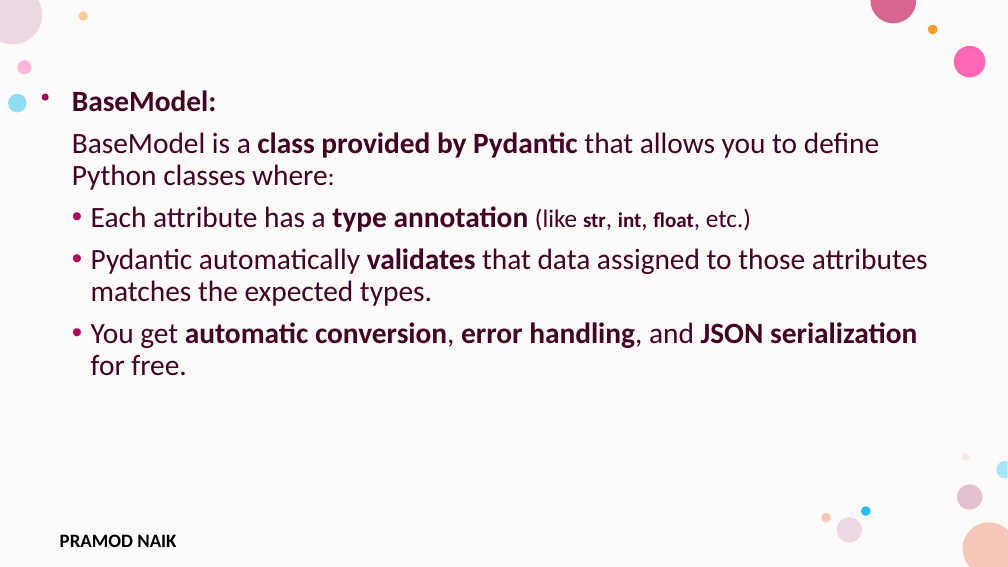
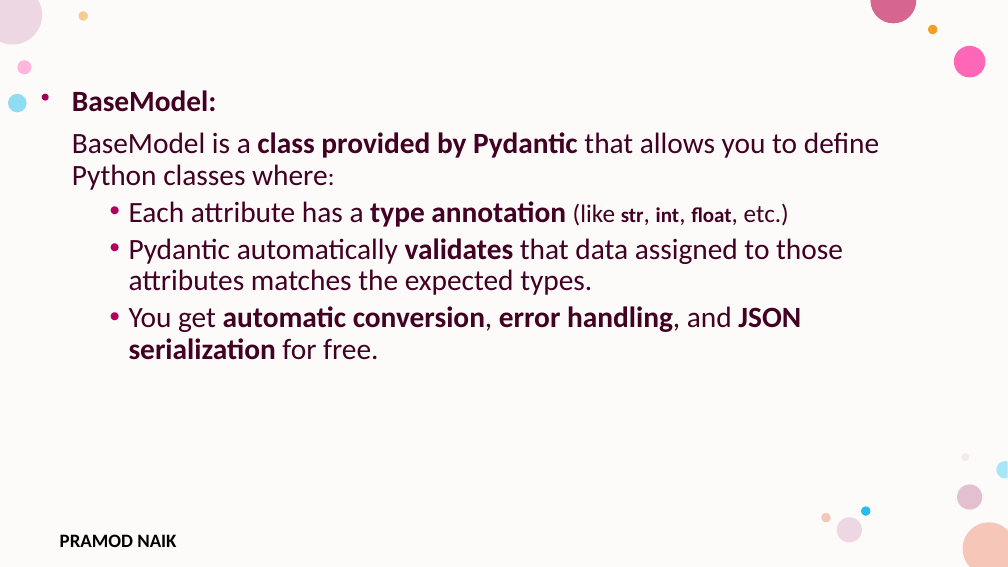
Before and after one commit to PRAMODNAIK-DEV/Backend-Dev-using-Python-FastAPI, a slide deck: slide 37 of FastAPI/Introduction to FastAPI.pptx. Drawn at 1008x567 pixels with LibreOffice and Linux fonts; fonts in the diff are those of the drawing; background and template pictures are left out. Boxes give left, top, right and bottom in pixels: in the first picture for what was removed or moved away, otherwise in the second. Text is boxed around its words. In the diff, an @@ line names an element or a change of style, - is before the commit and + after.

```diff
--- a/FastAPI/Introduction to FastAPI.pptx
+++ b/FastAPI/Introduction to FastAPI.pptx
@@ text at (129, 201, 843, 360): list level 1 to 2 in "Each attribute has a type ..."; list level 1 to 2 in "Pydantic automatically validates that data ..."; list level 1 to 2 in "You get automatic conversion, error ..." @@
```
Also in this commit, not shown: 6 other slides changed, 16 slides removed, 1 other file.
